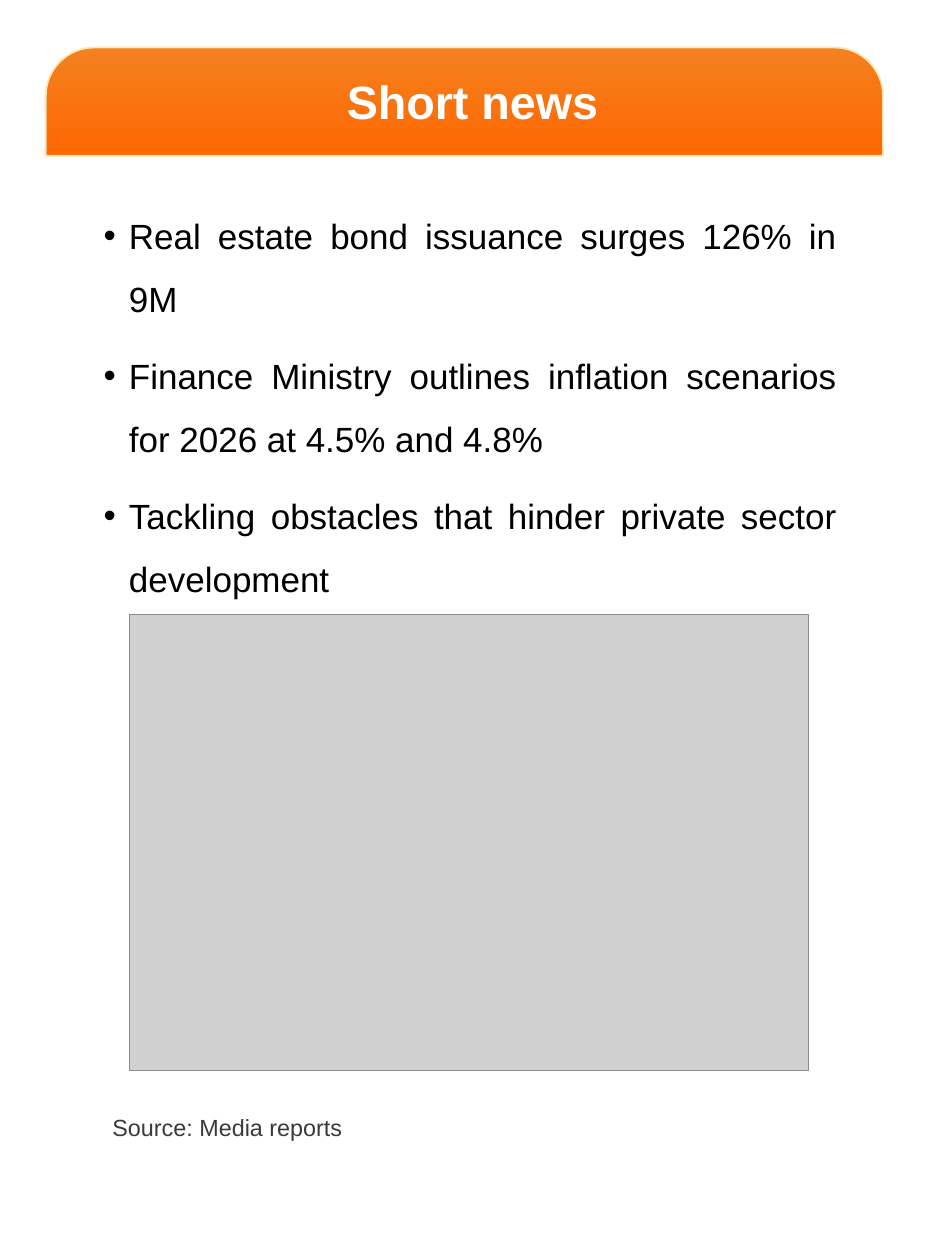
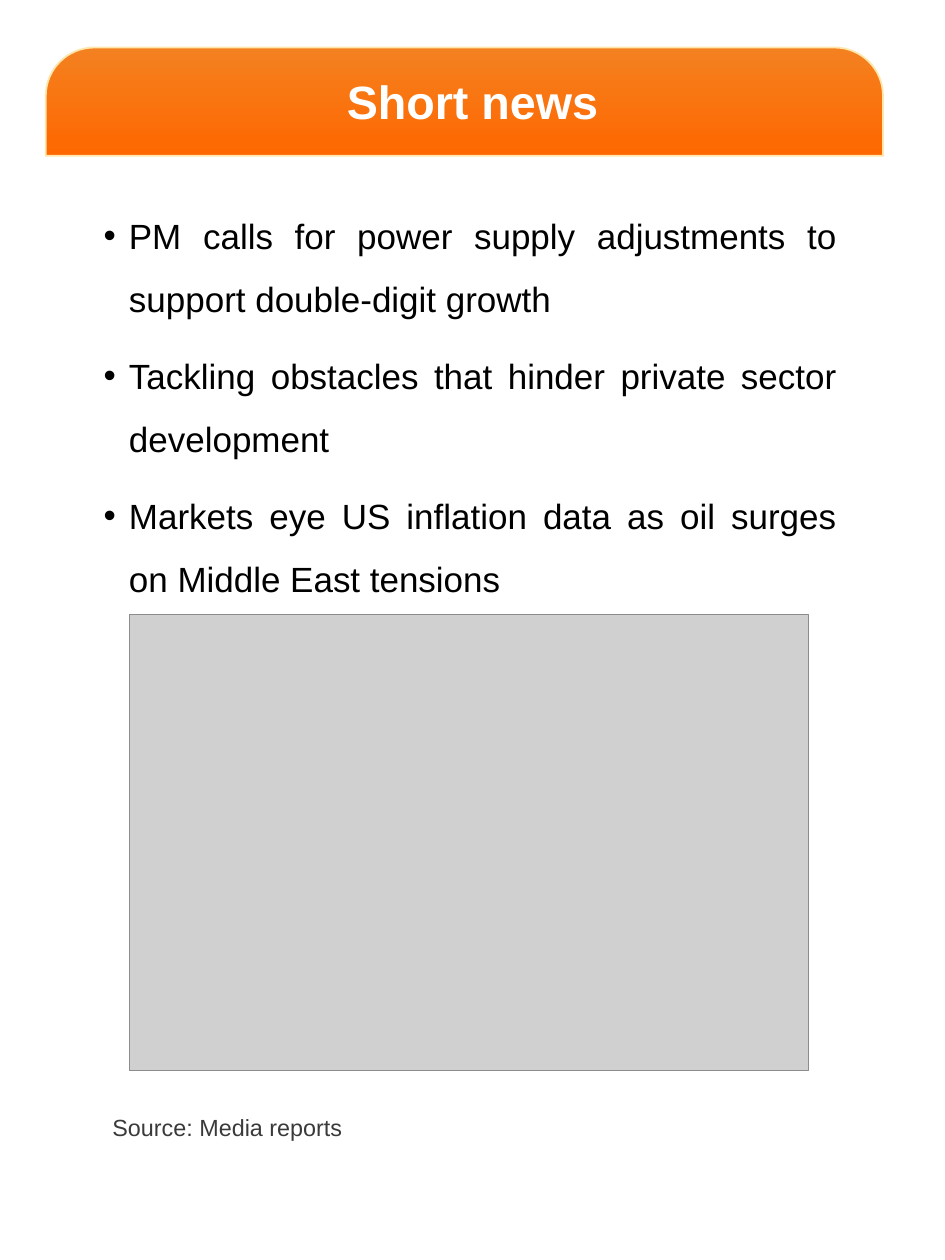
Before and after one commit to datquanton/verbose-guide, a slide deck: slide 6 of DailyReport_Mobile_EN_20261014.pptx. Drawn at 945x1260 pixels with LibreOffice and Linux fonts; fonts in the diff are those of the drawing; grey boxes stand for pictures; background and template pictures are left out. Boxes give left, top, right and bottom in pixels: in the first picture for what was removed or moved away, otherwise in the second. Text is boxed around its words. In the diff, an @@ line names an element or a change of style, - is before the commit and + after.

```diff
--- a/DailyReport_Mobile_EN_20261014.pptx
+++ b/DailyReport_Mobile_EN_20261014.pptx
@@ text at (x1=129, y1=223, x2=836, y2=319): text changed @@
-• Real estate bond issuance surges 126% in 9M
-• Finance Ministry outlines inflation scenarios for 2026 at 4.5% and 4.8%
+• PM calls for power supply adjustments to support double-digit growth
@@ text at (x1=129, y1=503, x2=836, y2=593): paragraph added @@
+• Markets eye US inflation data as oil surges on Middle East tensions
```
Also in this commit, not shown: 2 other slides changed, 1 other file.
